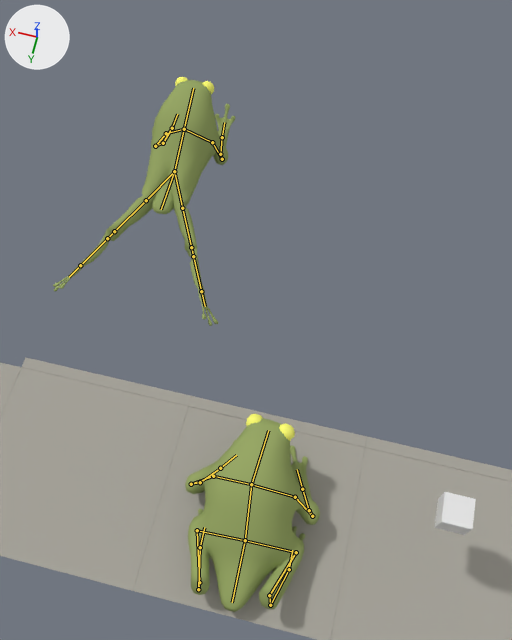
An edit to the Blender file src/Frogger.blend, drawn before and after from the same camera.
Before and after are seen from a 50 mm lens placed at (-3.0, 11.8, 60.5), pointed at (3.6, -15.4, 5.1). The axes (+X, +Y, +Z) are drawn at upper left. The lights are the same throughout. Both versions are drawn at frame 10 of the action 'leap'; the numbers are the values there. The bones that bend it are drawn over the model as lines.
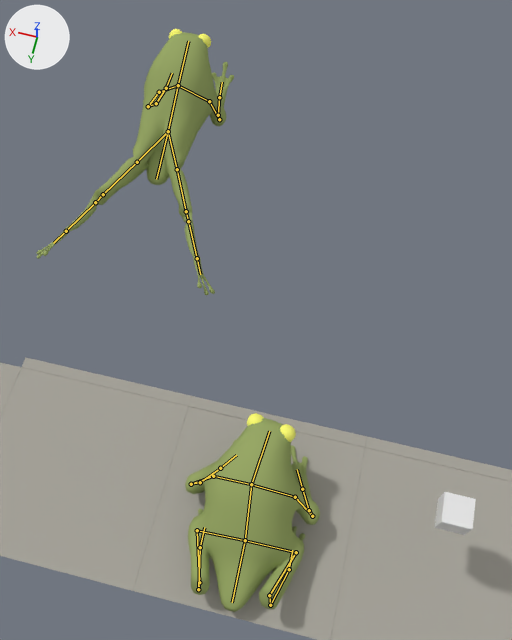
Where the change shows, as pixel boxes [x1, y1, x2, y2] in the pictures (512 x 640 px):
```json
{"object": "Cube", "change": "posed", "before": [185, 414, 320, 612], "after": [185, 413, 320, 612]}
{"object": "Cube.001", "change": "posed", "before": [53, 77, 235, 326], "after": [36, 29, 234, 295], "on screen": "9% wider, 7% taller"}
{"bone": "spine", "before": "(174, 171) to (184, 129)", "after": "(168, 131) to (178, 85)"}
```

Scene script edits in JSON lines:
```json
{"block": "bone_head_ik", "where": "bone_head_ik = bpy.data.objects['Armature'].pose.bones['head_IK']"}
{"op": "set", "path": "bone_head_ik.location", "old": "(0.0, 0.0, -0.25)", "new": "(0.0, 0.0, -0.103)"}
{"block": "bone_spine", "where": "bone_spine = bpy.data.objects['Armature.001'].pose.bones['spine']"}
{"op": "set", "path": "bone_spine.location", "old": "(0.0, 3.401, 1.671)", "new": "(0.0, 3.699, 1.067)"}
{"block": "bone_hand_ik_l", "where": "bone_hand_ik_l = bpy.data.objects['Armature.001'].pose.bones['hand_IK.L']"}
{"op": "set", "path": "bone_hand_ik_l.location", "old": "(0.0, 0.0, -4.043)", "new": "(0.0, -0.674, -4.043)"}
{"block": "bone_foot_ik_l", "where": "bone_foot_ik_l = bpy.data.objects['Armature.001'].pose.bones['foot_IK.L']"}
{"op": "set", "path": "bone_foot_ik_l.location", "old": "(0.562, 0.0, -1.797)", "new": "(0.562, -0.674, -1.797)"}
{"block": "bone_knee_ik_l", "where": "bone_knee_ik_l = bpy.data.objects['Armature.001'].pose.bones['knee_IK.L']"}
{"op": "set", "path": "bone_knee_ik_l.location", "old": "(-0.026, 0.0, 1.534)", "new": "(-0.026, 0.674, 1.534)"}
{"block": "bone_elbow_ik_l", "where": "bone_elbow_ik_l = bpy.data.objects['Armature.001'].pose.bones['elbow_IK.L']"}
{"op": "set", "path": "bone_elbow_ik_l.location", "old": "(0.142, 0.07, 1.503)", "new": "(0.142, 0.744, 1.503)"}
{"block": "bone_head_ik_", "where": "bone_head_ik_ = bpy.data.objects['Armature.001'].pose.bones['head_IK']"}
{"op": "set", "path": "bone_head_ik_.location", "old": "(0.0, 0.0, -3.893)", "new": "(0.0, -0.674, -3.893)"}
{"block": "bone_tail_ik", "where": "bone_tail_ik = bpy.data.objects['Armature.001'].pose.bones['tail_IK']"}
{"op": "set", "path": "bone_tail_ik.location", "old": "(0.0, 0.0, 0.0)", "new": "(0.0, 0.0, -2.263)"}
{"block": "bone_hand_ik_r", "where": "bone_hand_ik_r = bpy.data.objects['Armature.001'].pose.bones['hand_IK.R']"}
{"op": "set", "path": "bone_hand_ik_r.location", "old": "(0.0, 0.0, -4.043)", "new": "(0.0, -0.674, -4.043)"}
{"block": "bone_foot_ik_r", "where": "bone_foot_ik_r = bpy.data.objects['Armature.001'].pose.bones['foot_IK.R']"}
{"op": "set", "path": "bone_foot_ik_r.location", "old": "(-0.562, 0.0, -1.797)", "new": "(-0.562, -0.674, -1.797)"}
{"block": "bone_knee_ik_r", "where": "bone_knee_ik_r = bpy.data.objects['Armature.001'].pose.bones['knee_IK.R']"}
{"op": "set", "path": "bone_knee_ik_r.location", "old": "(0.0, 0.0, 1.594)", "new": "(0.0, 0.674, 1.594)"}
{"block": "bone_elbow_ik_r", "where": "bone_elbow_ik_r = bpy.data.objects['Armature.001'].pose.bones['elbow_IK.R']"}
{"op": "set", "path": "bone_elbow_ik_r.location", "old": "(0.0, 0.0, 1.564)", "new": "(0.0, 0.674, 1.564)"}
```
